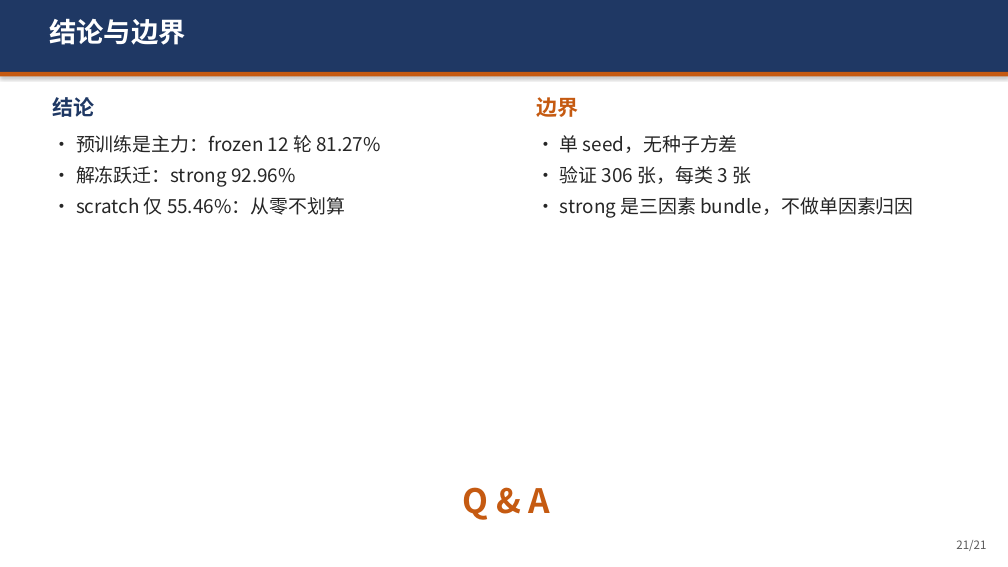
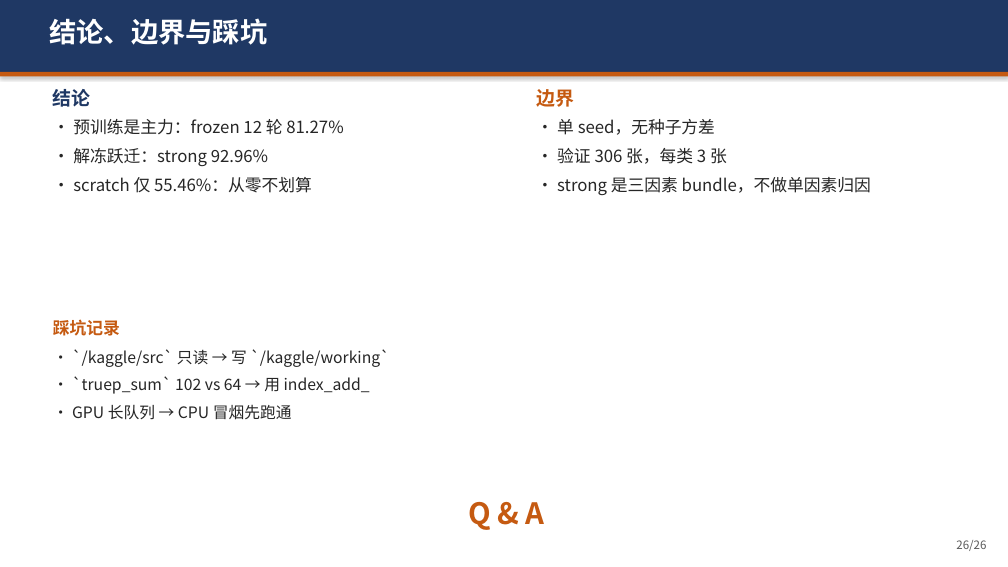
Before and after one commit to FeiSaMa/flower, a slide deck: slide 26 of report/slides.pptx (slide 21 before the commit). Drawn at 1008x567 pixels with LibreOffice and Linux fonts; fonts in the diff are those of the drawing. Boxes give left, top, right and bottom in pixels: in the first picture for what was removed or moved away, otherwise in the second. Text is boxed around its words. In the diff, an @@ line names an element or a change of style, - is before the commit and + after.

```diff
--- a/report/slides.pptx
+++ b/report/slides.pptx
@@ text at (x1=49, y1=18, x2=267, y2=45): text changed @@
-结论与边界
+结论、边界与踩坑
@@ text "结论" moved from (x1=53, y1=97, x2=95, y2=117) to (x1=53, y1=89, x2=91, y2=107) @@
@@ text "结论" at (x1=53, y1=89, x2=91, y2=107): size 20 to 18 pt @@
@@ text "边界" at (x1=537, y1=89, x2=575, y2=107): size 20 to 18 pt @@
@@ text "边界" moved from (x1=537, y1=97, x2=579, y2=117) to (x1=537, y1=89, x2=575, y2=107) @@
@@ text "• 预训练是主力：frozen 12 轮 81.27%" moved from (x1=76, y1=135, x2=381, y2=215) to (x1=73, y1=119, x2=343, y2=193) @@
@@ text "• 预训练是主力：frozen 12 轮 81.27%" at (x1=73, y1=119, x2=343, y2=193): size 18 to 16 pt @@
@@ text "• 单 seed，无种子方差" at (x1=557, y1=119, x2=871, y2=195): size 18 to 16 pt @@
@@ text "• 单 seed，无种子方差" moved from (x1=560, y1=135, x2=913, y2=218) to (x1=557, y1=119, x2=871, y2=195) @@
@@ text added at (x1=53, y1=319, x2=120, y2=336), 16 pt, text #C55A11, bold @@
+踩坑记录
@@ text added at (x1=72, y1=349, x2=389, y2=420), 15 pt, text #262626 @@
+• `/kaggle/src` 只读 → 写 `/kaggle/working`
+• `truep_sum` 102 vs 64 → 用 index_add_
+• GPU 长队列 → CPU 冒烟先跑通
@@ text "Q & A" moved from (x1=463, y1=487, x2=551, y2=520) to (x1=468, y1=502, x2=545, y2=530) @@
@@ text "Q & A" at (x1=468, y1=502, x2=545, y2=530): size 32 to 28 pt @@
@@ text at (x1=956, y1=540, x2=986, y2=551): text changed @@
-21/21
+26/26
```
Also in this commit, not shown: 18 other slides changed, 6 slides added, 1 slide removed, 11 other files.
